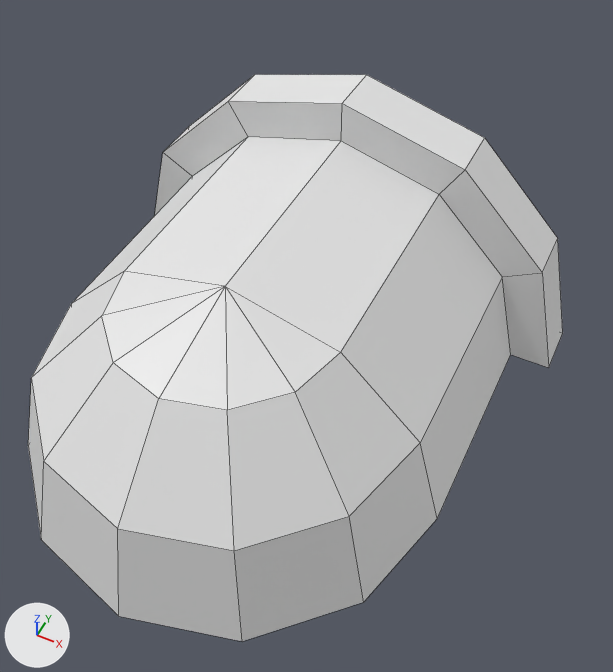
Two versions of the OBJ model Assets/Modules/AdvancedMaze/pipeend.obj, one commit apart.
One viewpoint serves both versions: a camera (50 mm lens) standing at (1.0, -1.47, 2.51) and looking at (0.14, 0.25, 0.36). The lights are fixed; the arrows at lower left show +X, +Y and +Z. Mesh edges are drawn as thin lines. Where no turn or scale is listed for an object, it has been applied to the vertices.

Script lines for the objects in view, before the commit:
```python
me_cylinder_003 = bpy.data.meshes.new('Cylinder.003')
me_cylinder_003.from_pydata(...)  # 43 vertices, 37 faces; spans x -0.9..0.9, y -0.75..1.0, z 0.0..0.9
ob_cylinder_003 = bpy.data.objects.new('Cylinder.003', me_cylinder_003)
ob_cylinder_003.location = (0.0, 0.0, 0.0)
```
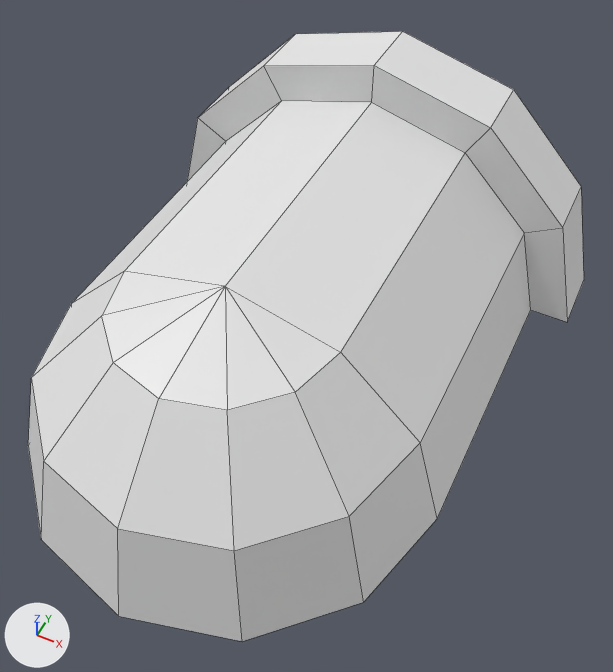
The newer file is also rescaled (x0.75) as a whole; pictures and numbers use the older file's frame.

Patch to the scene script:
```diff
--- a/Assets/Modules/AdvancedMaze/pipeend.obj.py
+++ b/Assets/Modules/AdvancedMaze/pipeend.obj.py
@@ me_cylinder_003 @@
 me_cylinder_003.from_pydata(...)  # 43 vertices, 37 faces; spans x -0.9..0.9, y -0.75..1.0, z 0.0..0.9
 # used by ob_cylinder_003; location = (0.0, 0.0, 0.0)
+# me_cylinder_003 part 1: all 21 vertices in x -0.9..0.9, y 0.8..1.0, z 0.0..0.9 are scaled about the mesh origin by (1, 1.33, 1)
```

Boxes (x1, y1, x2, y2) around the edits, measured in the pictures (613 x 672 px; the box of a moved part takes in the faces that stretch with it):
'Cylinder.003', reshaped (8% taller)
    before: (28, 74, 563, 641)
    after: (28, 31, 584, 641)
part 1 of me_cylinder_003, moved or reshaped
    before: (71, 74, 563, 518)
    after: (71, 31, 584, 518)
